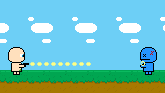
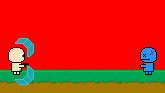
Layered file, before and after one edit (w=165, h=93). Changes by layer:
hid group "Impact animation" (10 layers) over (x1=30, y1=61, x2=145, y2=66)
added layer "Layer 6 copy" (23%) in group "Man" over (x1=15, y1=66, x2=34, y2=85)
added layer "Layer 6" (23%) in group "Man" over (x1=15, y1=38, x2=34, y2=57)
added layer "Layer 5 copy" in group "Man" over (x1=15, y1=66, x2=34, y2=85)
added layer "Layer 5" in group "Man" over (x1=15, y1=38, x2=34, y2=57)
hid group "Shoot animation" (1 layers) over (x1=29, y1=63, x2=143, y2=64)
hid group "Scenery" (4 layers) over (x1=0, y1=0, x2=165, y2=85)
painted on "Layer 0" over (x1=0, y1=0, x2=165, y2=85)
